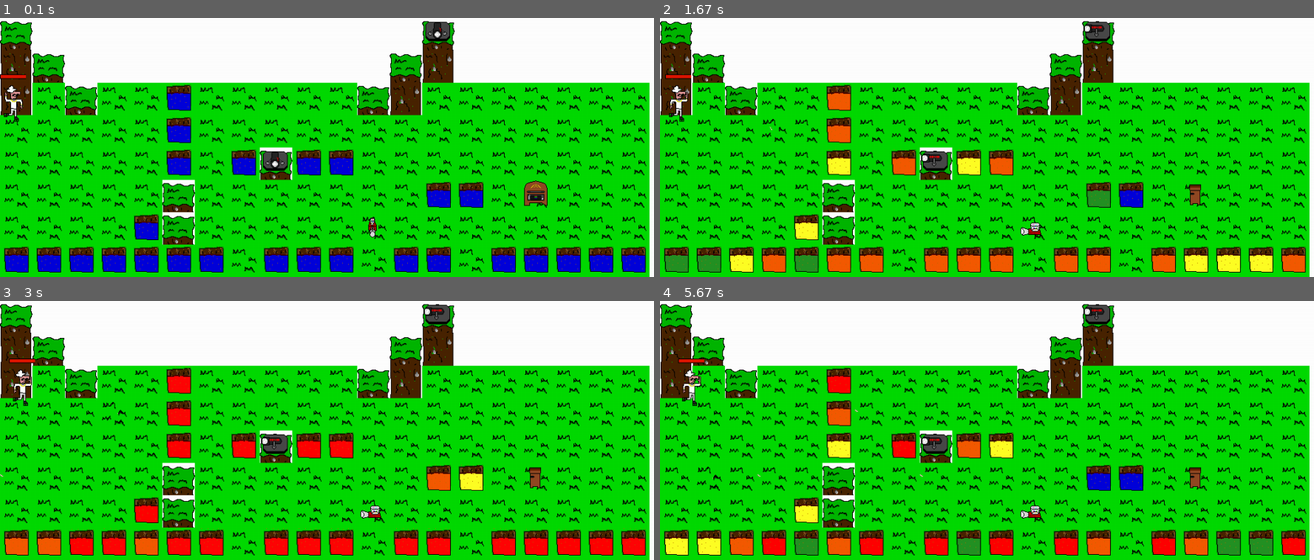
Above: before the commit, frames 1-4 (two rows, left to right).
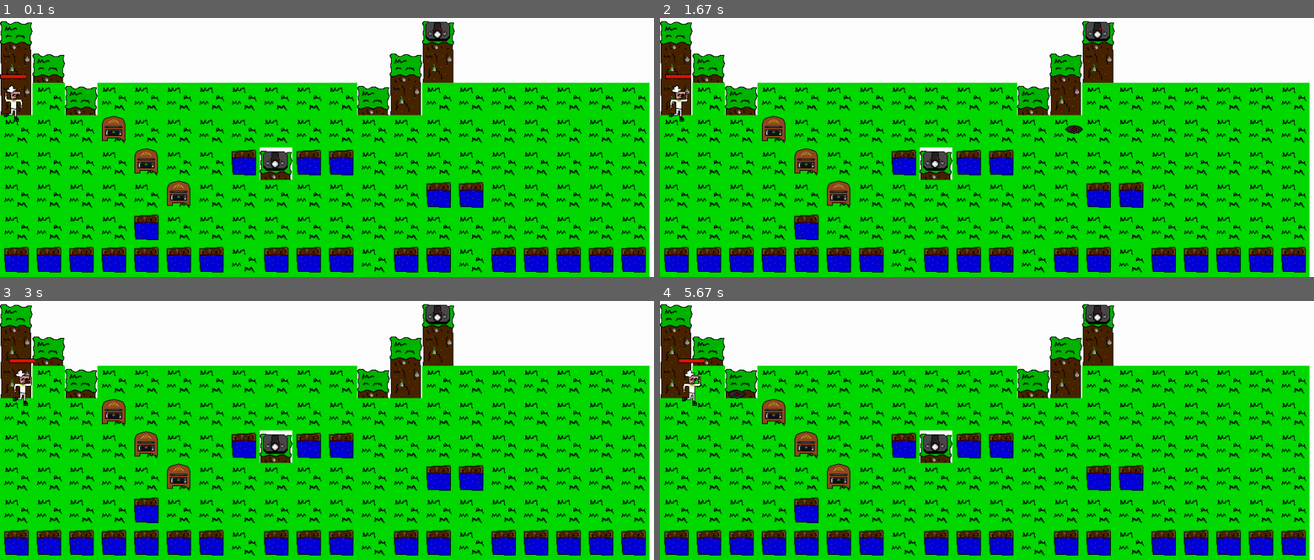
Above: after the commit, the same moments.

Repository: ferrisvienna/Disco_Defense
Game: pygame game, started from discodefence.py
Two runs of this game, one before a commit and one after it. Both use one fixed random seed, a clock stepped at 60 frames per second and the inputs below.
Inputs:
- Up to frame 1 (0.1 s): no input
- Up to frame 2 (1.67 s): tap F1 at 0.33 s
- Up to frame 3 (3 s): no input
- Up to frame 4 (5.67 s): no input

The runs differ from the first frame. In frame 1, 3.4% of the frame differs, in the area x 15-84%, y 25-88%; in frame 2, 8.5%; in frame 3, 8.9%, in the area x 0-99%, y 1-99%; in frame 4, 8.3%.

Commit message:
towers now shoot at randomly choosen dancer!!! bug causes animations to stop

Diff:
--- a/discodefence.py
+++ b/discodefence.py
@@ -27,6 +27,8 @@
 FORCE_OF_GRAVITY=0.1
 ACTORSPEEDMAX=20
 ACTORSPEEDMIN=10
+DISCTHROWERRANGE=150
+DISCMAXSPEED=100
 
 
 playergroup = pygame.sprite.LayeredUpdates()
@@ -72,7 +74,9 @@
         """a projectile of a Disc gun"""
         gravity = False # fragments fall down ?
         image=pygame.image.load("disc.png")
-        def __init__(self, pos=(random.randint(640,1024),random.randint(100,300))):
+        def __init__(self, pos=(random.randint(640,1024),random.randint(100,300)),
+                     dx= random.randint(-DISCMAXSPEED,DISCMAXSPEED),
+                     dy=random.randint(-DISCMAXSPEED,DISCMAXSPEED)):
             pygame.sprite.Sprite.__init__(self, self.groups)
             self.pos = [0.0,0.0]
             self.pos[0] = pos[0]
@@ -86,9 +90,9 @@
             self.rect.center = self.pos #if you forget this line the sprite sit in the topleft corner
             self.lifetime = 1 + random.random()*5 # max 6 seconds
             self.time = 0.0
-            self.fragmentmaxspeed = 200  # try out other factors !
-            self.dx = random.randint(-self.fragmentmaxspeed,self.fragmentmaxspeed)
-            self.dy = random.randint(-self.fragmentmaxspeed,self.fragmentmaxspeed)
+            #self.fragmentmaxspeed = 200  # try out other factors !
+            self.dx = dx
+            self.dy = dy
 
         def update(self, seconds):
             self.time += seconds
@@ -319,11 +323,11 @@
 anim=0
 level=["hppppppppppppwpppppp",
        "ihpppppppppphipppppp",
-       "idhddgdddddhiddddddd",
-       "dddddgdddddddddddddd",
-       "dddddgdgwggddddddddd",
-       "dddddhdddddddggdvddd",
-       "ddddghdddddkdddddddd",
+       "idhddddddddhiddddddd",
+       "dddvdddddddddddddddd",
+       "ddddvddgwggddddddddd",
+       "dddddvdddddddggddddd",
+       "ddddgddddddddddddddd",
        "gggggggdgggdggdggggg"]
 legende={"h":h[anim],#towertop
          "p":p,#nothing
@@ -366,6 +370,8 @@
     if millis > 500: # jede halbe sekunde neue animation
         millis=0
         z=0
+        x=0
+        y=0
         for zeile in level:
             for fleck in zeile:
                 if fleck == "d" and fleckanim[z] == 0:
@@ -379,29 +385,40 @@
                 if fleck == "v":
                     targetlist=[]
                     for target in monstergroup:
-                        pass # pythagoras distanz ausrechnen
+                        #pass # pythagoras distanz ausrechnen
                         #ziel wird gesucht reichweite getestet
                         #zufälliges ziel wird abgeschossen
-
+                        distx=abs(target.pos[0]-x)
+                        disty=abs(target.pos[0]-y)
+                        dist=(distx**2+disty**2)**0.5
+                        if dist<DISCTHROWERRANGE:
+                            targetlist.append(target)
+                    if len(targetlist)>0:
+                        target=random.choice(targetlist)
+                        print("taget gefunden{}".format(target.pos) )
+                        #schuss
+                        DiscProjectile((x,y),target.pos[0]-x,target.pos[1]-y)
+                    else:
+                        print("No target found")
                 if fleckanim[z] > 5:
                     fleckanim[z] = 0
-
                 z+=1
-
+                x+=50
+            y+=50
+            x=0
         x=0
         y=0
         z=0
         for zeile in level:
              for fleck in zeile:
-                legende={"h":h[anim],
-                   "p":p,
-                   "i":i[fleckanim[z]],
-                   "g":g[fleckanim[z]],
-                   "d":d[fleckanim[z]],
-                   "v":v[fleckanim[z]],
-                   "w":w[fleckanim[z]],
-                   "k":k[fleckanim[z]]
-                }
+                legende={"h":h[anim],#towertop
+                        "p":p,#nothing
+                        "i":i[anim],#dirt
+                        "g":g[anim],#lava
+                        "d":d[anim], #grass
+                        "v":v[anim], #discodiscgun
+                        "w":w[anim] #discogun
+                        }
                 z+=1
                 background.blit(legende[fleck],(x,y))
                 x+=50
